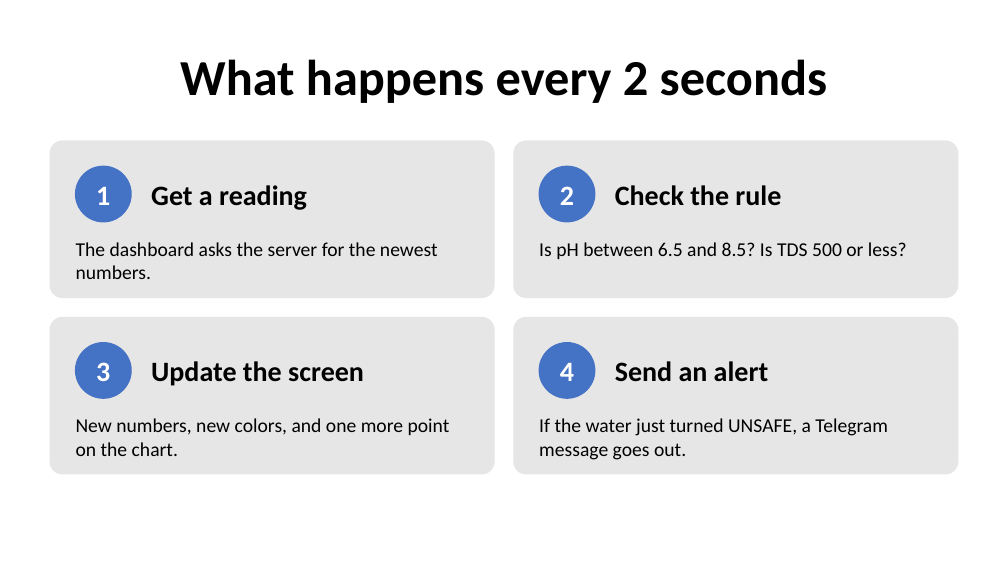
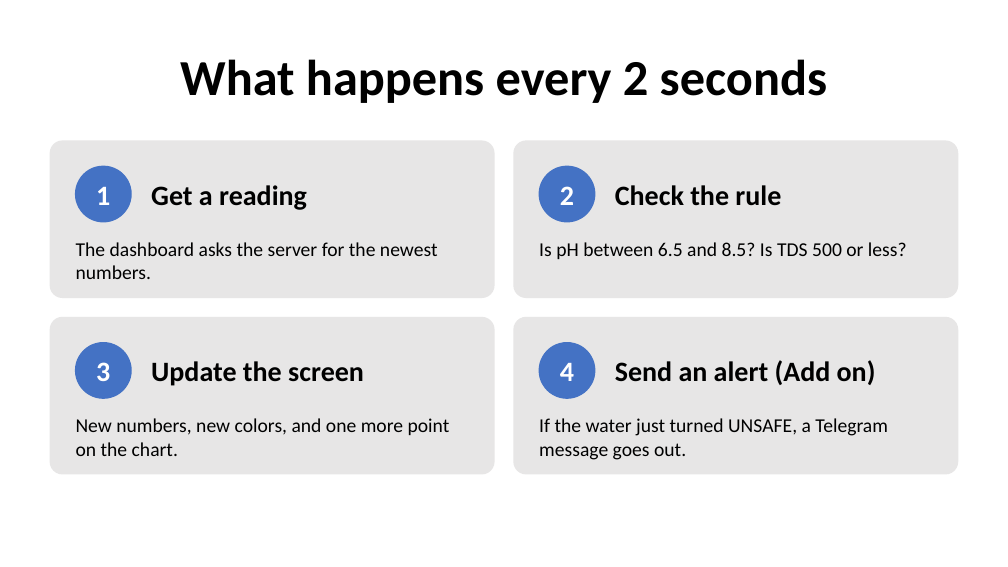
Before and after one commit to sammysudo/AquaCode-Live-Site-Dashboard, a slide deck: slide 7 of Web Dev AquaCode-full-slides-fixed.pptx. Drawn at 1008x567 pixels with LibreOffice and Linux fonts; fonts in the diff are those of the drawing. Boxes give left, top, right and bottom in pixels: in the first picture for what was removed or moved away, otherwise in the second. Text is boxed around its words. In the diff, an @@ line names an element or a change of style, - is before the commit and + after.

```diff
--- a/Web Dev AquaCode-full-slides-fixed.pptx
+++ b/Web Dev AquaCode-full-slides-fixed.pptx
@@ text at <box>615,360,876,385</box>: text changed @@
-Send an alert
+Send an alert (Add on)
```
Also in this commit, not shown: 7 other slides changed, 1 slide added, 8 other files.
